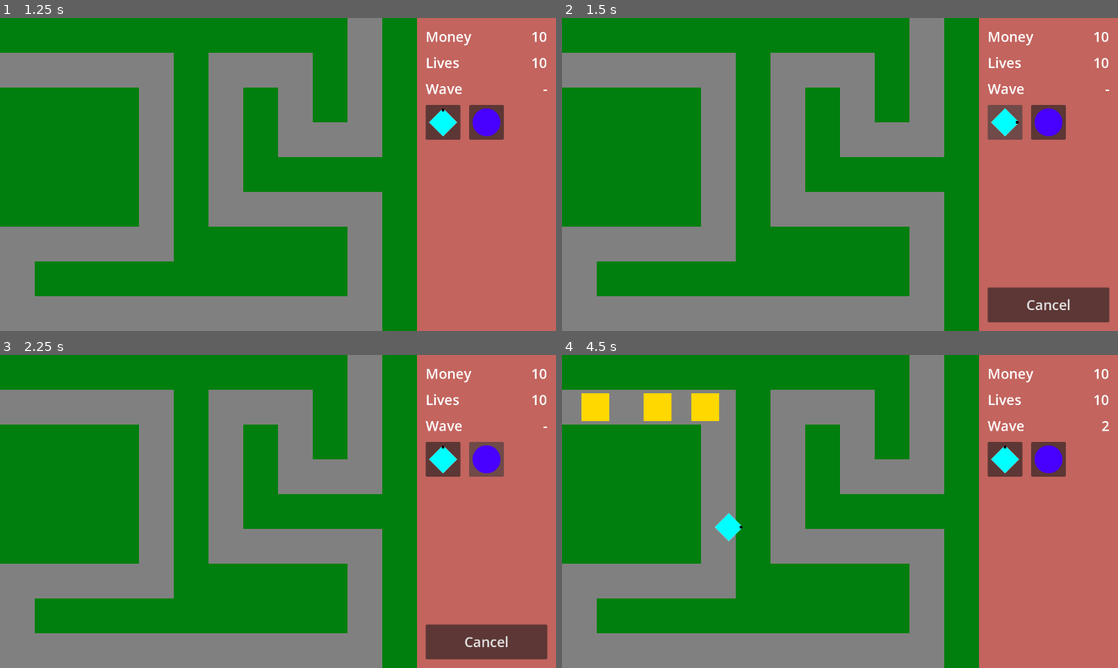
Above: before the commit, frames 1-4 (two rows, left to right).
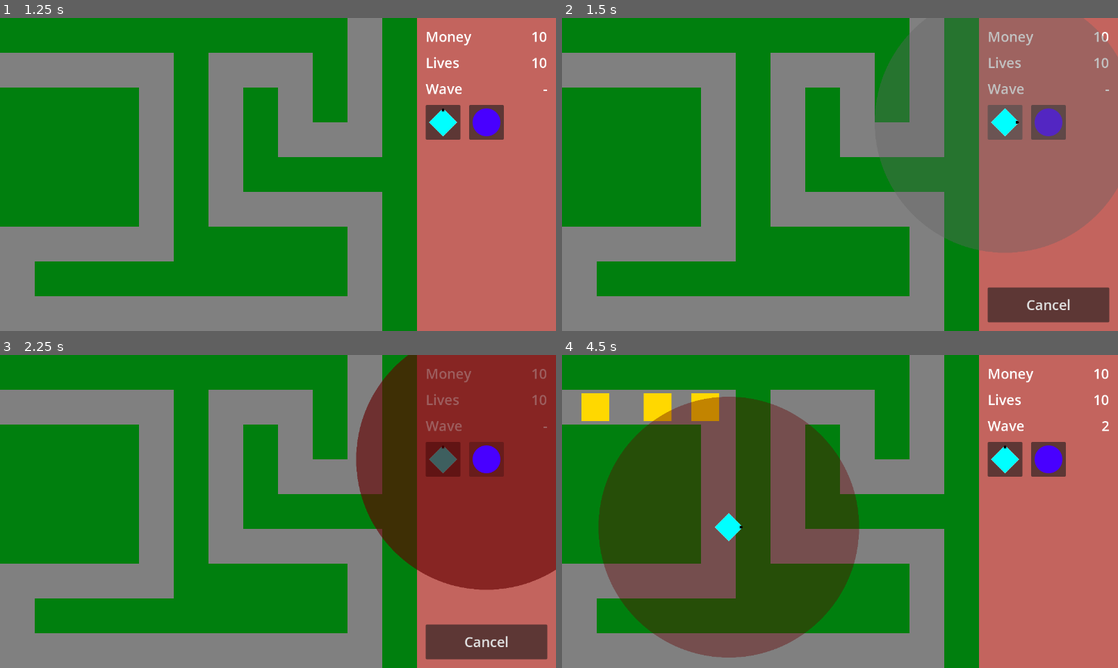
Above: after the commit, the same moments.

Repository: phrasmotica/godot-tower-defence
Game: Godot game, scene res://scenes/game.tscn
Same seed, same stepped clock (60 frames per second), same inputs: the game is played once before the commit and once after it.
Inputs (mouse positions are in pixels of both pictures, inside the frame that each line leads up to):
- Up to frame 1 (1.25 s): click "Start" at 0.5 s
- Up to frame 2 (1.5 s): click (1006, 121) at 1.25 s
- Up to frame 3 (2.25 s): click (489, 458) at 2 s
- Up to frame 4 (4.5 s): click "Cancel" at 2.75 s; tap Enter (ui_accept) at 3.5, 3.77 s; hold Shift (fast_forward) 3.53-4.28 s; click (1051, 642) at 3.67 s; move the mouse to (728, 527) at 4.27 s

Frame 1 is identical in both runs. In frame 2, 23% of the frame differs, in the area x 56-100%, y 0-75%; in frame 3, 23%; in frame 4, 30%, in the area x 6-54%, y 13-97%.
Error before the commit: Invalid call. Nonexistent function 'get_current_level' in base 'Nil'. (res://scripts/tower_level_manager.gd:76)

Commit message:
Assign exported level properties to existing tower scenes

Diff:
--- a/scenes/gun_tower.tscn
+++ b/scenes/gun_tower.tscn
@@ -328,9 +328,9 @@
 color = Color(1, 1, 0, 1)
 script = ExtResource("4_n5mc5")
 
-[node name="Levels" type="Node2D" parent="." node_paths=PackedStringArray("levels")]
+[node name="Levels" type="Node2D" parent="." node_paths=PackedStringArray("base_level")]
 script = ExtResource("4_4tss6")
-levels = [NodePath("Level0"), NodePath("Level0/Level00"), NodePath("Level0/Level01")]
+base_level = NodePath("Level0")
 
 [node name="FiringLine" type="RayCast2D" parent="Levels"]
 target_position = Vector2(300, 2.08165e-12)
@@ -343,7 +343,8 @@
 [node name="EffectAreaShape" type="CollisionShape2D" parent="Levels/EffectArea"]
 shape = SubResource("CircleShape2D_yqvqw")
 
-[node name="Level0" parent="Levels" instance=ExtResource("4_t0fww")]
+[node name="Level0" parent="Levels" node_paths=PackedStringArray("upgrades") instance=ExtResource("4_t0fww")]
+upgrades = [NodePath("Level00"), NodePath("Level01")]
 
 [node name="Sprite" parent="Levels/Level0" index="0"]
 rotation = 1.5708
--- a/scenes/slow_tower.tscn
+++ b/scenes/slow_tower.tscn
@@ -311,9 +311,9 @@
 color = Color(1, 1, 0, 1)
 script = ExtResource("4_017vf")
 
-[node name="Levels" type="Node2D" parent="." node_paths=PackedStringArray("levels")]
+[node name="Levels" type="Node2D" parent="." node_paths=PackedStringArray("base_level")]
 script = ExtResource("5_t5pdt")
-levels = [NodePath("Level0")]
+base_level = NodePath("Level0")
 
 [node name="FiringLine" type="RayCast2D" parent="Levels"]
 visible = false
